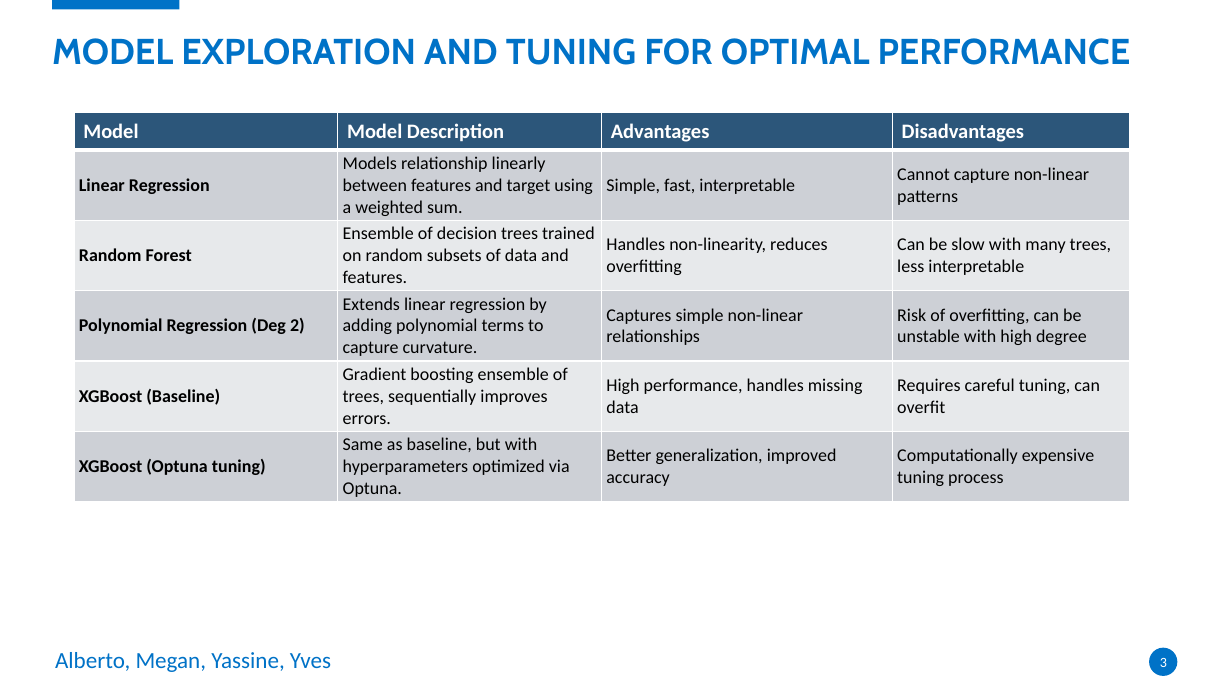
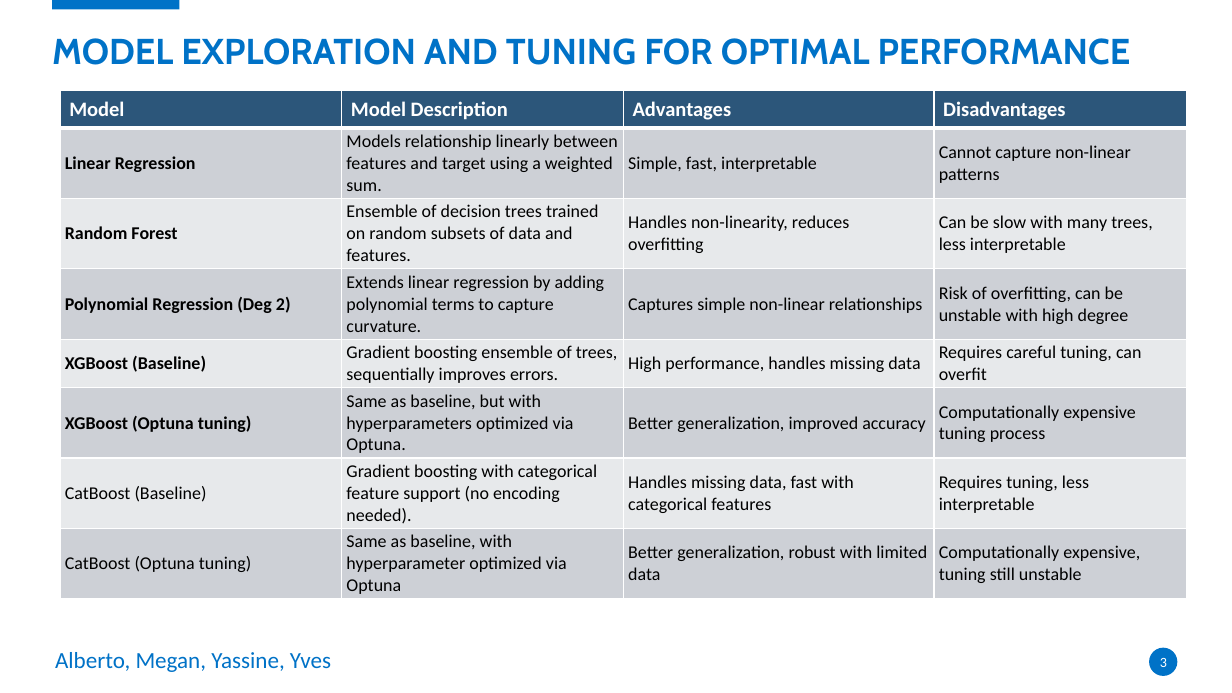
Before and after one commit to meganmarchale/real-estate-price-predictor, a slide deck: slide 3 of deck/02. Immobweb - Machine Learning.pptx. Drawn at 1232x693 pixels with LibreOffice and Linux fonts; fonts in the diff are those of the drawing. Boxes give left, top, right and bottom in pixels: in the first picture for what was removed or moved away, otherwise in the second. Text is boxed around its words. In the diff, an @@ line names an element or a change of style, - is before the commit and + after.

```diff
--- a/deck/02. Immobweb - Machine Learning.pptx
+++ b/deck/02. Immobweb - Machine Learning.pptx
@@ table at [60,91,1188,598] @@
+row 7: CatBoost (Baseline) | Gradient boosting with categorical feature support (no encoding needed). | Handles missing data, fast with categorical features | Requires tuning, less interpretable
+row 8: CatBoost (Optuna tuning) | Same as baseline, with hyperparameter optimized via Optuna | Better generalization, robust with limited data | Computationally expensive, tuning still unstable
@@ table: place and size @@
-table at [74,113,1128,501]
+table at [60,91,1188,598]
```
Also in this commit, not shown: 3 other slides changed, 10 other files.
